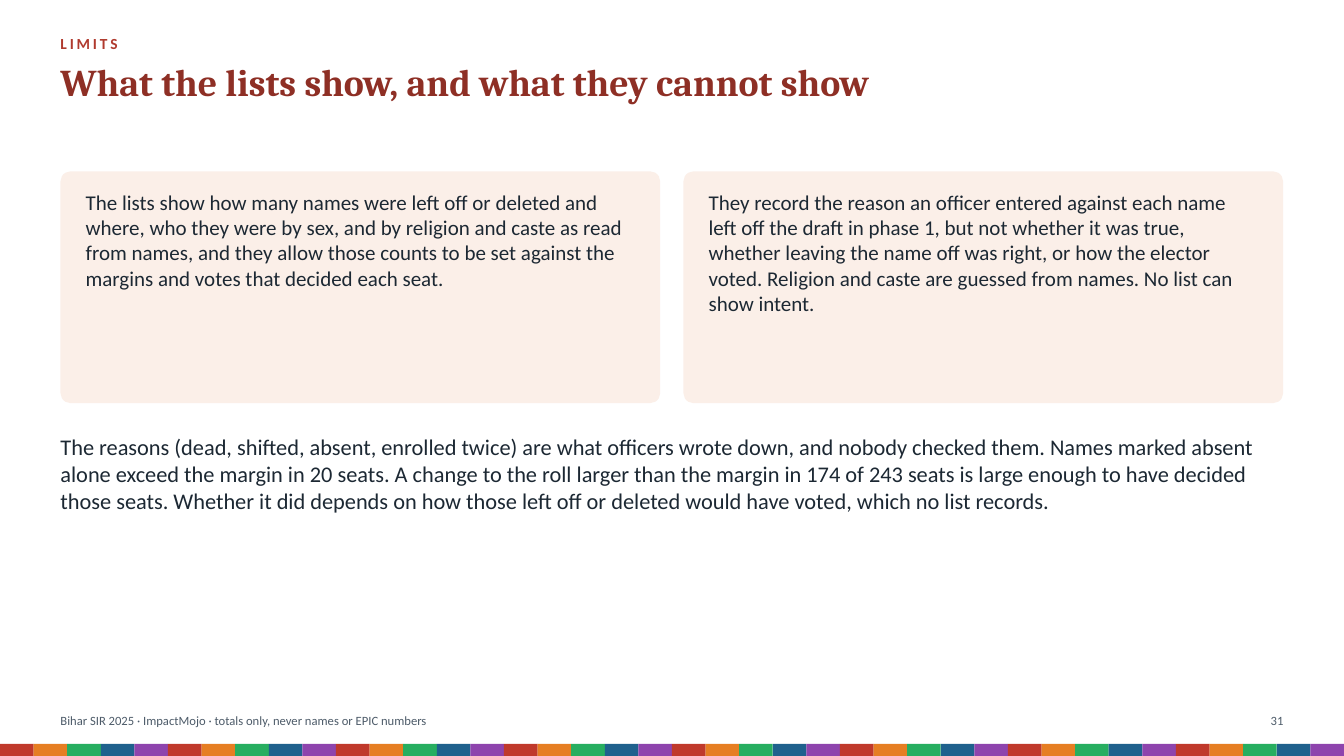
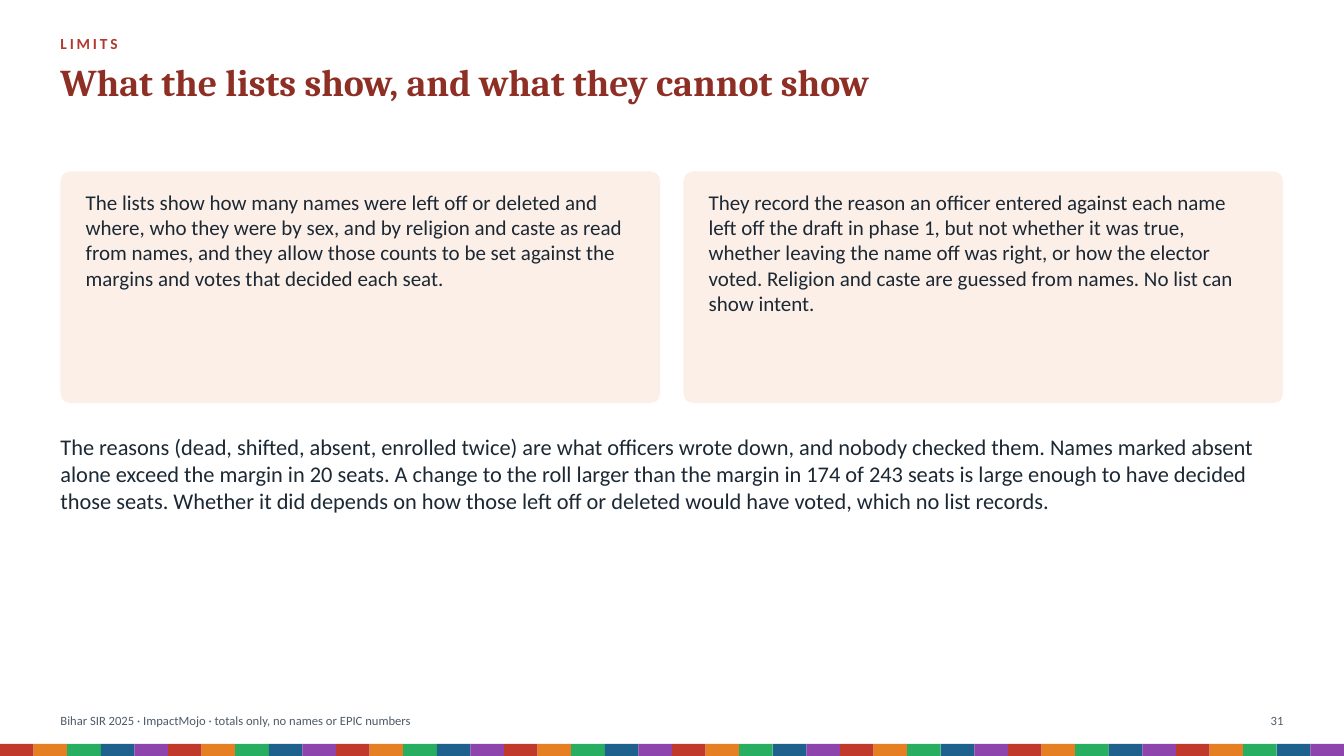
Before and after one commit to Varnasr/INDIA-DATA, a slide deck: slide 31 of reports/bihar-sir-2025-deck.pptx. Drawn at 1344x756 pixels with LibreOffice and Linux fonts; fonts in the diff are those of the drawing. Boxes give left, top, right and bottom in pixels: in the first picture for what was removed or moved away, otherwise in the second. Text is boxed around its words. In the diff, an @@ line names an element or a change of style, - is before the commit and + after.

```diff
--- a/reports/bihar-sir-2025-deck.pptx
+++ b/reports/bihar-sir-2025-deck.pptx
@@ text at [60, 716, 410, 727]: text changed @@
-Bihar SIR 2025 · ImpactMojo · totals only, never names or EPIC numbers
+Bihar SIR 2025 · ImpactMojo · totals only, no names or EPIC numbers
```
Also in this commit, not shown: 31 other slides changed, 39 other files.
